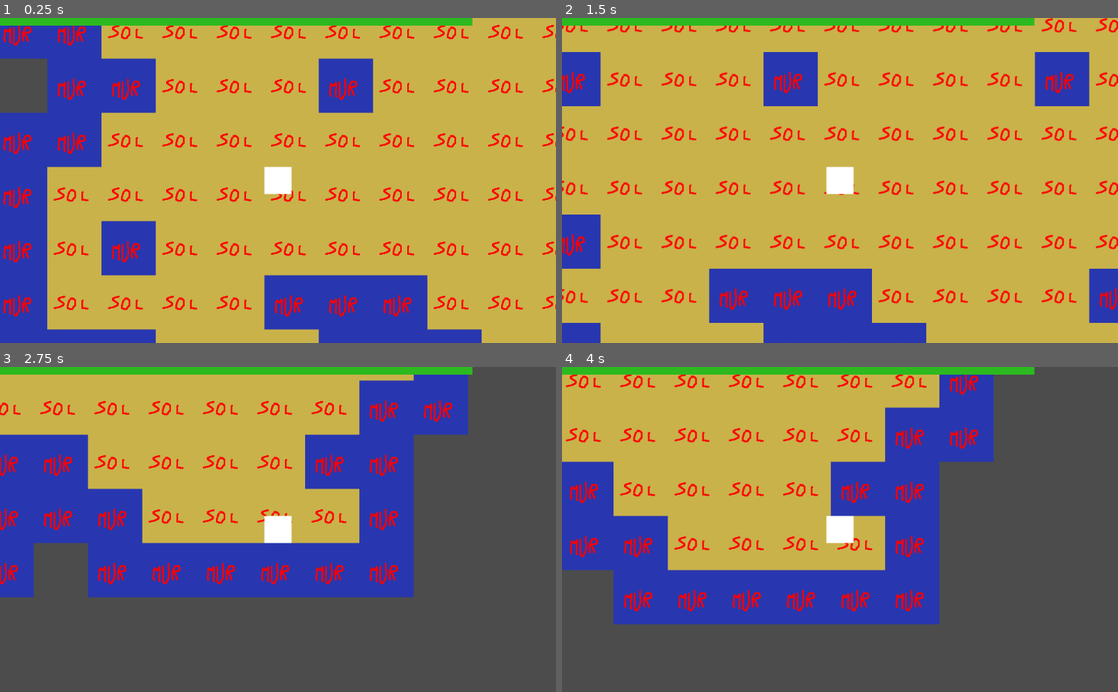
Above: before the commit, frames 1-4 (two rows, left to right).
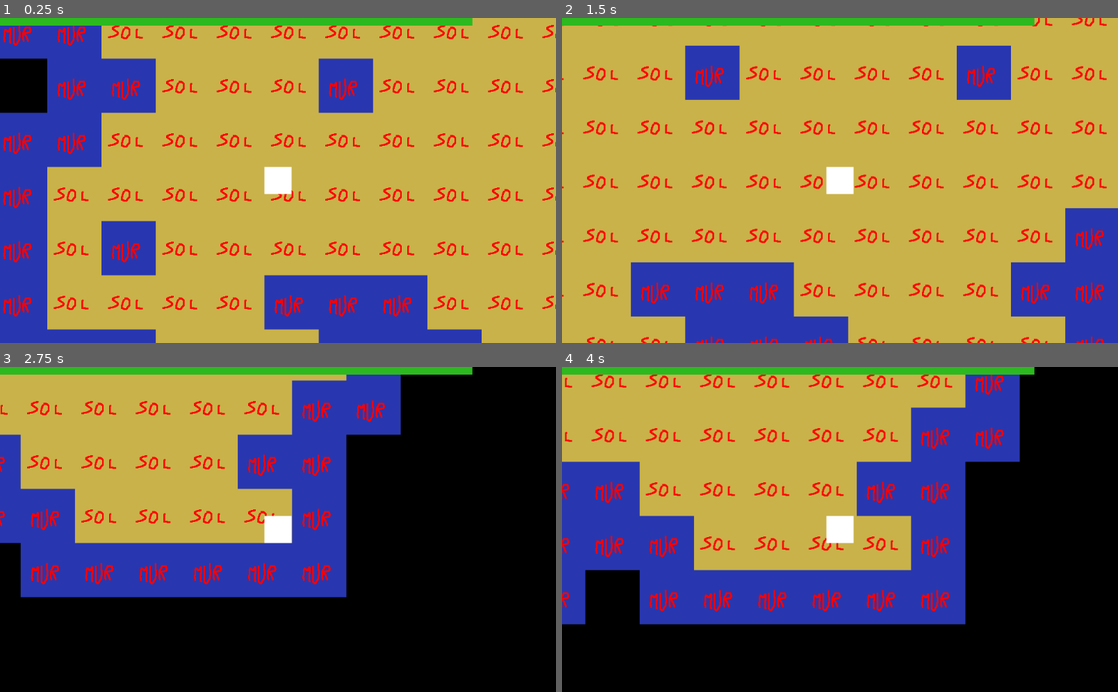
Above: after the commit, the same moments.

Repository: nath54/Cube2-Reforged
Game: Godot game, scene res://game/arcade/TopDownClassic.tscn
Same seed, same stepped clock (60 frames per second), same inputs: the game is played once before the commit and once after it. This scene is started directly instead of the project's main scene.
Inputs:
- Up to frame 1 (0.25 s): no input
- Up to frame 2 (1.5 s): tap Enter at 0.5 s; hold D (right) 0.53-1.28 s; hold S (down) from 1.28 s (still down)
- Up to frame 3 (2.75 s): release S (down) at 2.03 s; hold D (right) from 2.03 s (still down)
- Up to frame 4 (4 s): release D (right) at 2.78 s; hold Z (up) 2.78-3.53 s; tap Space at 3.5 s; hold Q (left) from 3.53 s (still down)

The runs differ from the first frame. In frame 1, 1.4% of the frame differs, in the area x 0-9%, y 12-30%; in frame 2, 29%; in frame 3, 69%, in the area x 0-100%, y 0-100%; in frame 4, 58%.

Commit message:
fin collisions

Diff:
--- a/game/arcade/TopDownClassic.gd
+++ b/game/arcade/TopDownClassic.gd
@@ -45,6 +45,7 @@
 						map[y][x] = 0 # 0 = vide
 		fins.append([chem[0], chem[1]])
 	fin = fins[rng.randi_range(0, len(fins)-1)]
+	$Items/Fin.position = Vector2(fin[0]*tc, fin[1]*tc)
 	#
 	Global.player.x = deb[0] * tc
 	Global.player.y = deb[1] * tc
--- a/game/arcade/TopDownClassic.tscn
+++ b/game/arcade/TopDownClassic.tscn
@@ -1,8 +1,9 @@
-[gd_scene load_steps=6 format=2]
+[gd_scene load_steps=7 format=2]
 
 [ext_resource path="res://game/arcade/TopDownClassic.gd" type="Script" id=1]
 [ext_resource path="res://game/player/Player_TopDown.tscn" type="PackedScene" id=2]
 [ext_resource path="res://game/tiles/TopDown1.tres" type="TileSet" id=3]
+[ext_resource path="res://game/tiles/fin.tscn" type="PackedScene" id=4]
 
 [sub_resource type="StyleBoxFlat" id=1]
 bg_color = Color( 0.176471, 0.729412, 0.129412, 1 )
@@ -21,6 +22,9 @@
 format = 1
 
 [node name="Items" type="Node2D" parent="."]
+
+[node name="Fin" parent="Items" instance=ExtResource( 4 )]
+scale = Vector2( 0.5, 0.5 )
 
 [node name="Player" type="Node2D" parent="."]
 
--- a/game/player/Player_TopDown.gd
+++ b/game/player/Player_TopDown.gd
@@ -11,8 +11,8 @@
 var speed_y: float = 0
 
 var max_speed: float = 100
-var acceleration: float = 10
-var decceleration: float = 0.99
+var acceleration: float = 20
+var decceleration: float = 0.98
 
 var catched_keys: Array = []
 
@@ -84,11 +84,11 @@
 				elif (map.map[y][x]==0 and Global.difficulty==0) or map.map[y][x]==2:
 					print(col["side"])
 					if col["side"] == "right":
-						self.x = x * tc - self.t - 1
+						self.x = x * tc - self.t
 						self.speed_x = 0
 					elif col["side"] == "left":
+						self.x = ( x + 1 ) * tc
 						self.speed_x = 0
-						self.x = ( x + 1 ) * tc
 					if col["side"] == "bottom":
 						self.y = y * tc - self.t
 						self.speed_y = 0
@@ -96,8 +96,34 @@
 						self.y = ( y + 1 ) * tc
 						self.speed_y = 0
 					elif col["side"] == "top-left":
-						if abs(x*tc-(self.x)) >= abs(y*tc-self.y):
-							pass
+						if (x+1) * tc - self.x <= (y + 1) * tc - self.y:
+							self.x = ( x + 1 ) * tc
+							self.speed_x = 0
+						else:
+							self.y = ( y + 1 ) * tc
+							self.speed_y = 0
+					elif col["side"] == "top-right":
+						if (self.x + self.t) - x * tc <= (y + 1) * tc - self.y:
+							self.x = x * tc - self.t - 1
+							self.speed_x = 0
+						else:
+							self.y = ( y + 1 ) * tc
+							self.speed_y = 0
+					elif col["side"] == "bottom-right":
+						if (self.x + self.t) - x * tc <= (self.y + self.t) - y * tc:
+							self.x = x * tc - self.t - 1
+							self.speed_x = 0
+						else:
+							self.y = y * tc - self.t
+							self.speed_y = 0
+					elif col["side"] == "bottom-left":
+						if (x + 1) * tc - self.x <= (self.y + self.t) - y * tc:
+							self.x = ( x + 1 ) * tc
+							self.speed_x = 0
+						else:
+							self.y = y * tc - self.t
+							self.speed_y = 0
+
 				if map.map[y][x] == 2 and map.p1: self.life -= 50
 				if map.fin == [x,y]:
 					Global.level_fini()
--- a/game/tiles/fin.tscn
+++ b/game/tiles/fin.tscn
@@ -8,8 +8,10 @@
 script = ExtResource( 1 )
 
 [node name="Fin" type="Sprite" parent="."]
+position = Vector2( 100, 100 )
 texture = ExtResource( 2 )
 
 [node name="Fin_Scellee" type="Sprite" parent="."]
 visible = false
+position = Vector2( 100, 100 )
 texture = ExtResource( 3 )
--- a/global/Global.gd
+++ b/global/Global.gd
@@ -3,6 +3,7 @@
 var scenes: Node = null
 var player: Node = null
 var level: Node = null
+var fin: Node = null
 
 # 0: très facile
 # 1: facile
--- a/project.godot
+++ b/project.godot
@@ -149,4 +149,5 @@
 
 [rendering]
 
+environment/default_clear_color=Color( 0, 0, 0, 1 )
 environment/default_environment="res://default_env.tres"
